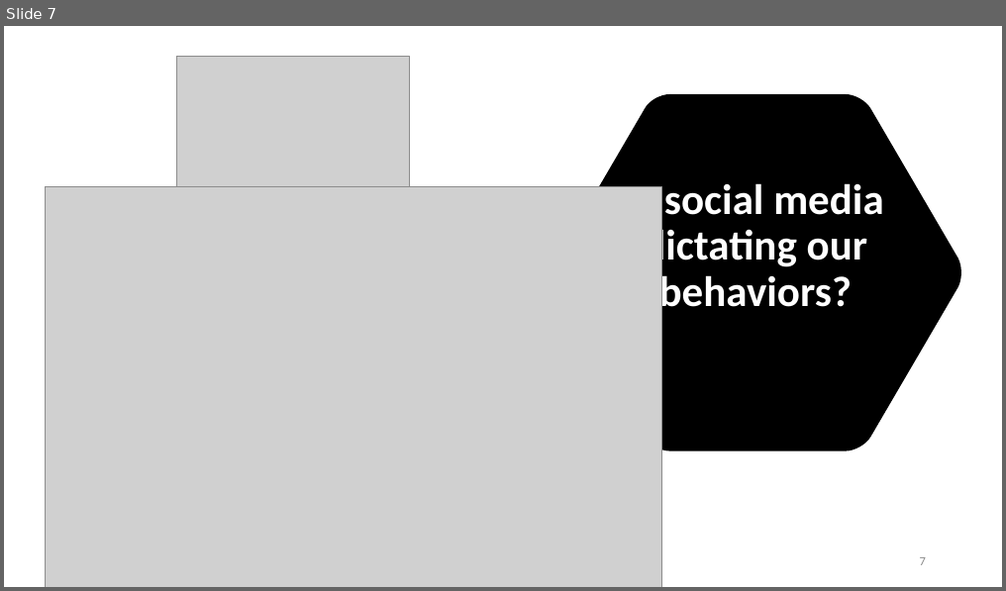
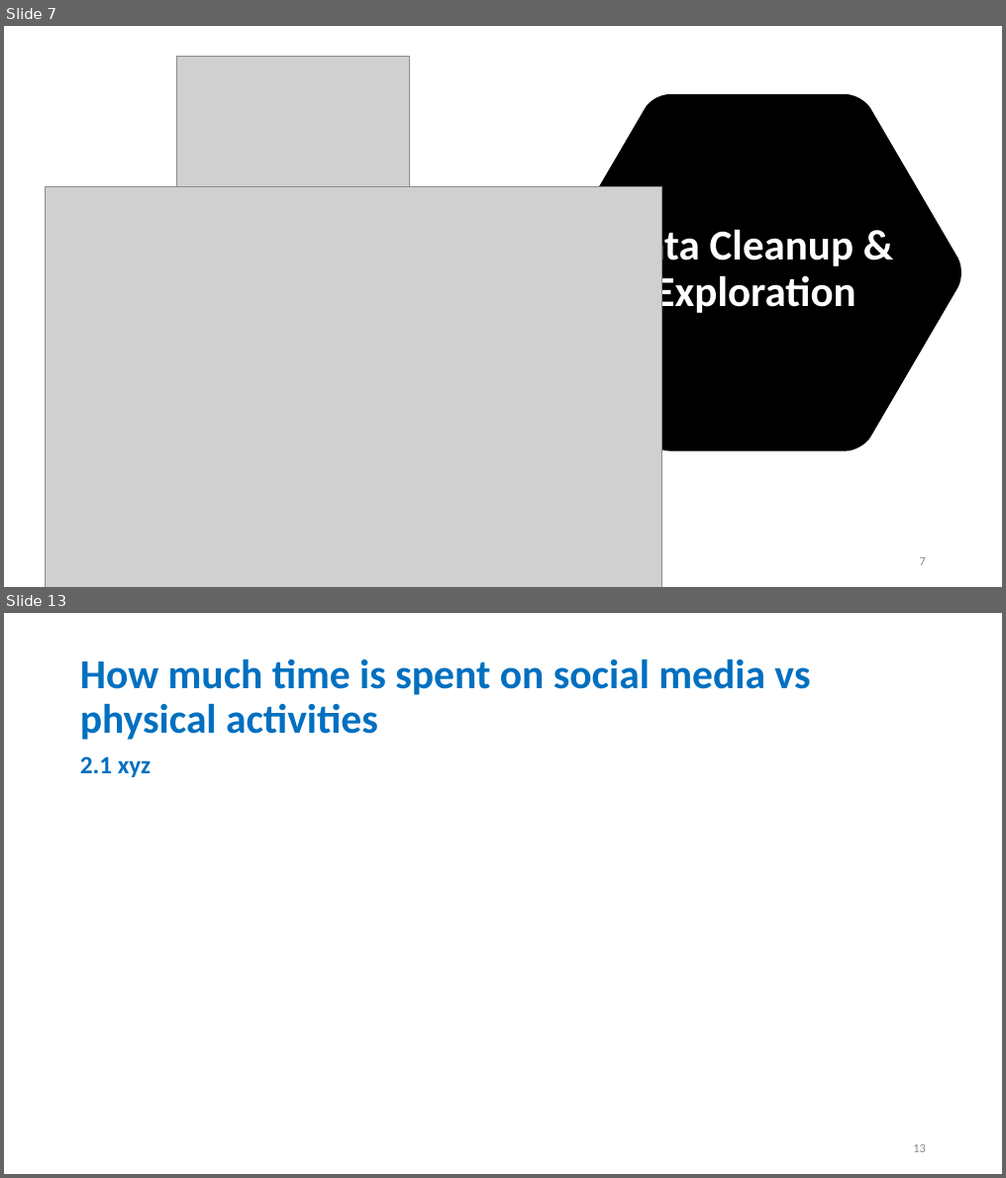
Before and after one commit to stephen823/Group_Project_1-How-Does-Social-Media-Impact-Our-Live, a slide deck: 002 - Deliverables/Social_Media_v0.01.pptx. Shown one above the other, each under a label of ours: slide 7 before the commit, slides 7 and 13 after it; the slides between them are not shown. The pictures are 1006x591 and 1006x1178 pixels, drawn with LibreOffice and Linux fonts; fonts in the diff are those of the drawing; grey boxes stand for pictures. Boxes give left, top, right and bottom in pixels: in the first picture for what was removed or moved away, otherwise in the second. Text is boxed around its words. In the diff, an @@ line names an element or a change of style, - is before the commit and + after.

```diff
--- a/002 - Deliverables/Social_Media_v0.01.pptx
+++ b/002 - Deliverables/Social_Media_v0.01.pptx
@@ slide 13 added at (4,613,1002,1174), background #FFFFFF @@
@@ title added at (80,659,810,740), 39.6 pt, text #0070C0, bold @@
+How much time is spent on social media vs physical activities
@@ text added at (80,757,151,777), 24 pt, text #0070C0, bold @@
+2.1 xyz
@@ page number added at (913,1145,926,1153), 12 pt, text #8C8C8C @@
+13
@@ slide 7 changed as well @@
@@ title at (617,225,856,317): text changed @@
-Is social media dictating our behaviors?
+Data Cleanup & Exploration
```
Also in this commit, not shown: 4 other slides changed, 13 other slides added, 14 slides removed, 3 other files.
